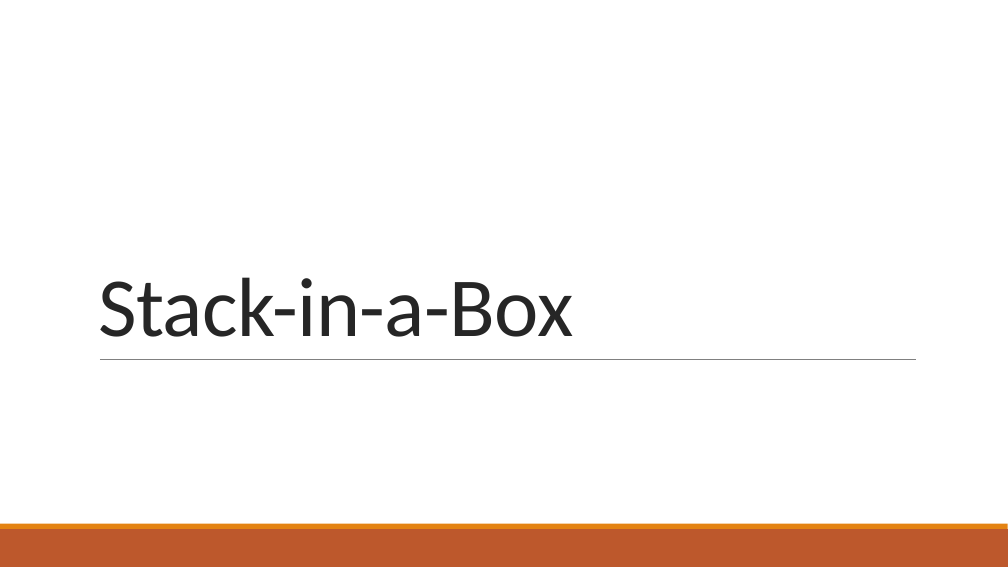
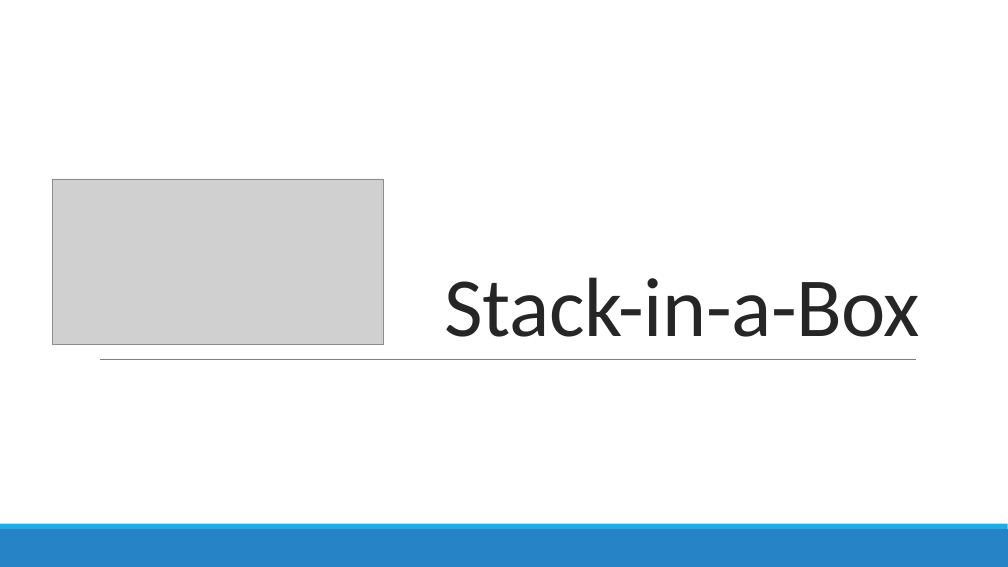
Before and after one commit to Estafet-LTD/DevOpsDemo, a slide deck: slide 7 of SIAB-DevOps.pptx. Drawn at 1008x567 pixels with LibreOffice and Linux fonts; fonts in the diff are those of the drawing; grey boxes stand for pictures. Boxes give left, top, right and bottom in pixels: in the first picture for what was removed or moved away, otherwise in the second. Text is boxed around its words. In the diff, an @@ line names an element or a change of style, - is before the commit and + after.

```diff
--- a/SIAB-DevOps.pptx
+++ b/SIAB-DevOps.pptx
@@ title "Stack-in-a-Box": place and size @@
-title "Stack-in-a-Box" at (98,277,573,337)
+title "Stack-in-a-Box" at (445,277,920,337)
@@ picture added at (52,179,383,345) @@
@@ rectangle at (0,529,1008,567): fill #BD582C to #2683C6 @@
@@ rectangle at (0,524,1008,529): fill #E48312 to #1CADE4 @@
```
Also in this commit, not shown: 16 other slides changed, 1 slide added.
